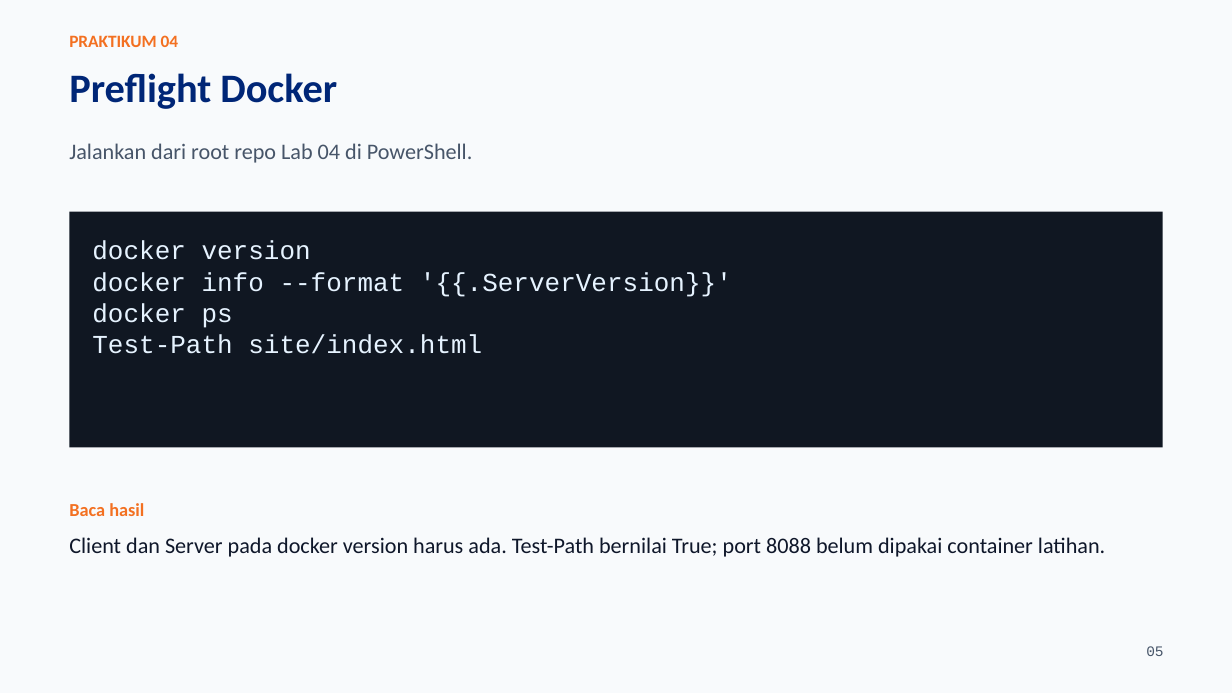
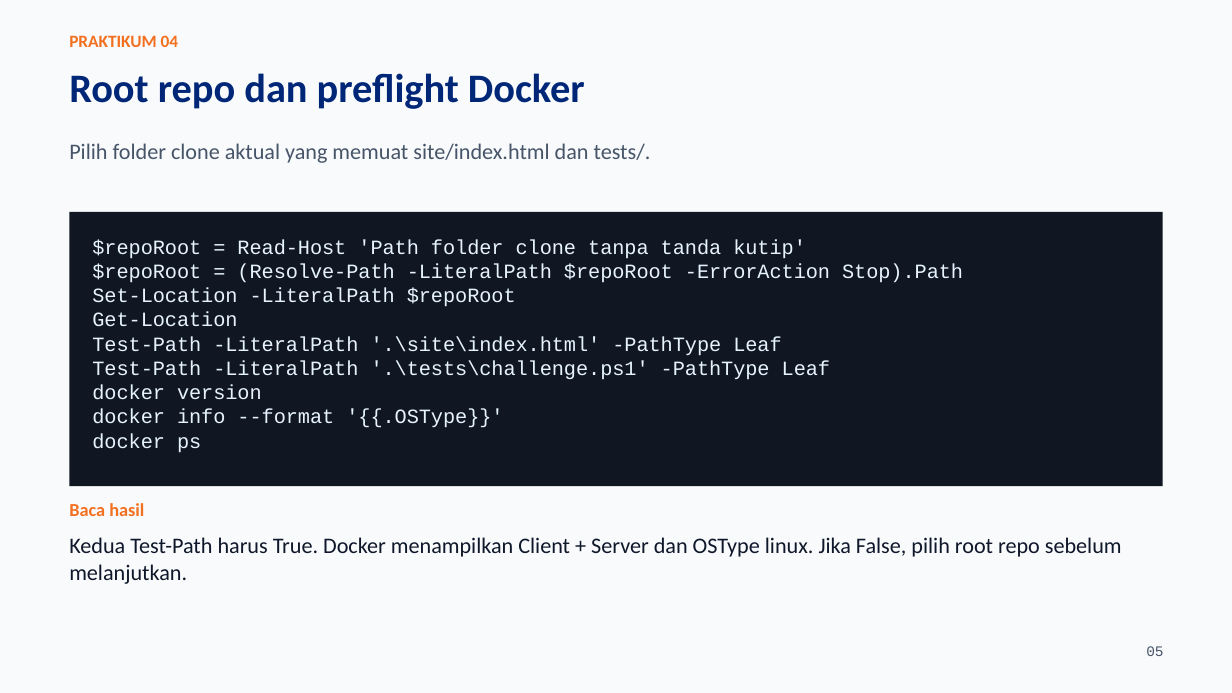
Before and after one commit to SeedFlora/meet4CloudService, a slide deck: slide 5 of slides/LAB04_Docker_Lifecycle_Praktikum.pptx. Drawn at 1232x693 pixels with LibreOffice and Linux fonts; fonts in the diff are those of the drawing. Boxes give left, top, right and bottom in pixels: in the first picture for what was removed or moved away, otherwise in the second. Text is boxed around its words. In the diff, an @@ line names an element or a change of style, - is before the commit and + after.

Commit message:
Fix Lab 04 mounts for any clone location; update guides, evidence and slides

```diff
--- a/slides/LAB04_Docker_Lifecycle_Praktikum.pptx
+++ b/slides/LAB04_Docker_Lifecycle_Praktikum.pptx
@@ text at (69, 73, 585, 109): text changed @@
-Preflight Docker
+Root repo dan preflight Docker
@@ text at (69, 143, 651, 163): text changed @@
-Jalankan dari root repo Lab 04 di PowerShell.
+Pilih folder clone aktual yang memuat site/index.html dan tests/.
@@ rectangle: place and size @@
-rectangle at (69, 212, 1163, 447)
+rectangle at (69, 212, 1163, 486)
@@ text at (92, 239, 963, 379): paragraphs added @@
+$repoRoot = Read-Host 'Path folder clone tanpa tanda kutip'
+$repoRoot = (Resolve-Path -LiteralPath $repoRoot -ErrorAction Stop).Path
+Set-Location -LiteralPath $repoRoot
+Get-Location
+Test-Path -LiteralPath '.\site\index.html' -PathType Leaf
+Test-Path -LiteralPath '.\tests\challenge.ps1' -PathType Leaf
@@ text at (92, 334, 482, 354): paragraph removed @@
-Test-Path site/index.html
@@ text at (92, 385, 262, 453): size 20.2 to 15.8 pt in "docker version", "docker ps" @@
@@ text at (92, 409, 503, 428): text changed; size 20.2 to 15.8 pt @@
-docker info --format '{{.ServerVersion}}'
+docker info --format '{{.OSType}}'
@@ text at (69, 537, 1122, 584): text changed @@
-Client dan Server pada docker version harus ada. Test-Path bernilai True; port 8088 belum dipakai container latihan.
+Kedua Test-Path harus True. Docker menampilkan Client + Server dan OSType linux. Jika False, pilih root repo sebelum melanjutkan.
```
Also in this commit, not shown: 21 other slides changed, 2 slides added, 7 other files.
